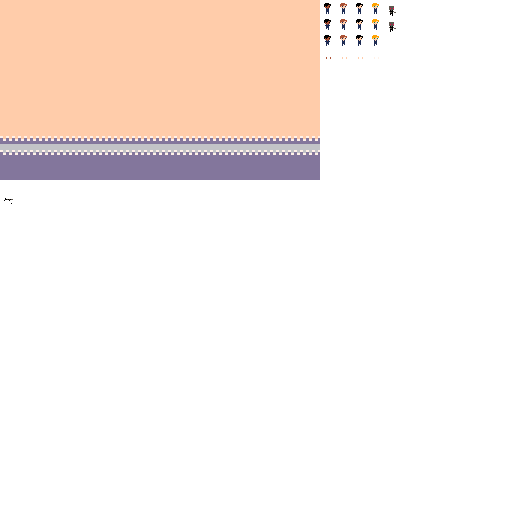
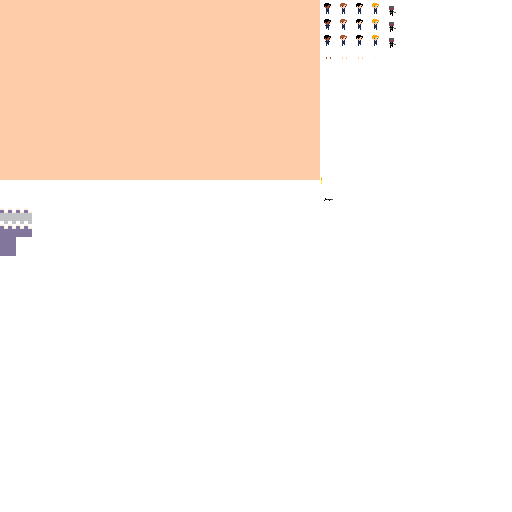
Comparing the layer stacks of the two 512px x 512px images. Changes:
painted on "sprites.png" over [0, 38, 396, 256]
